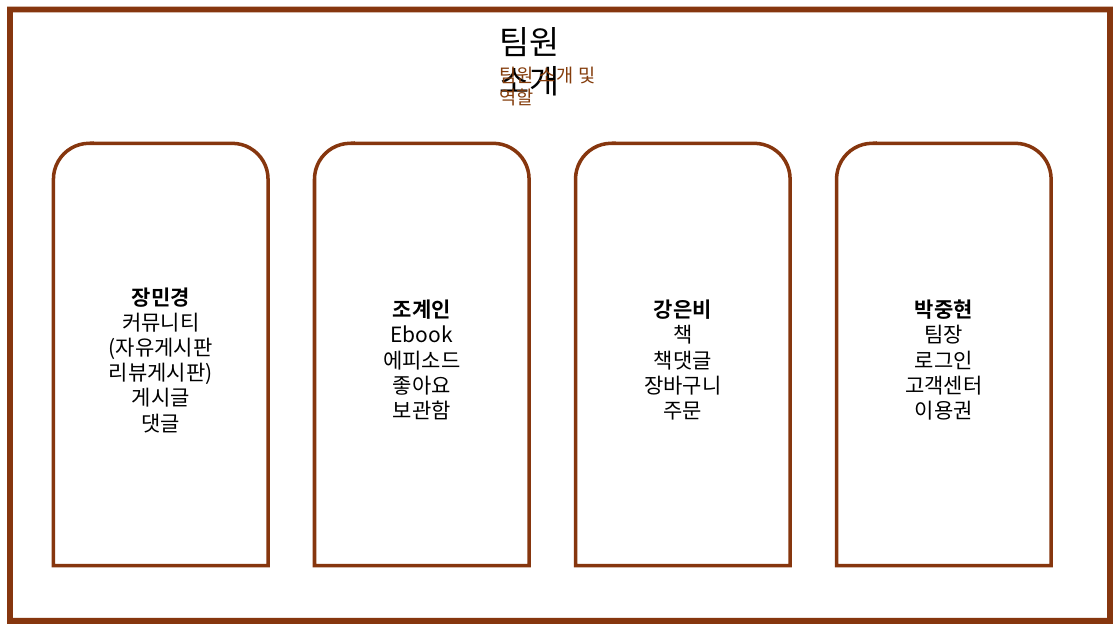
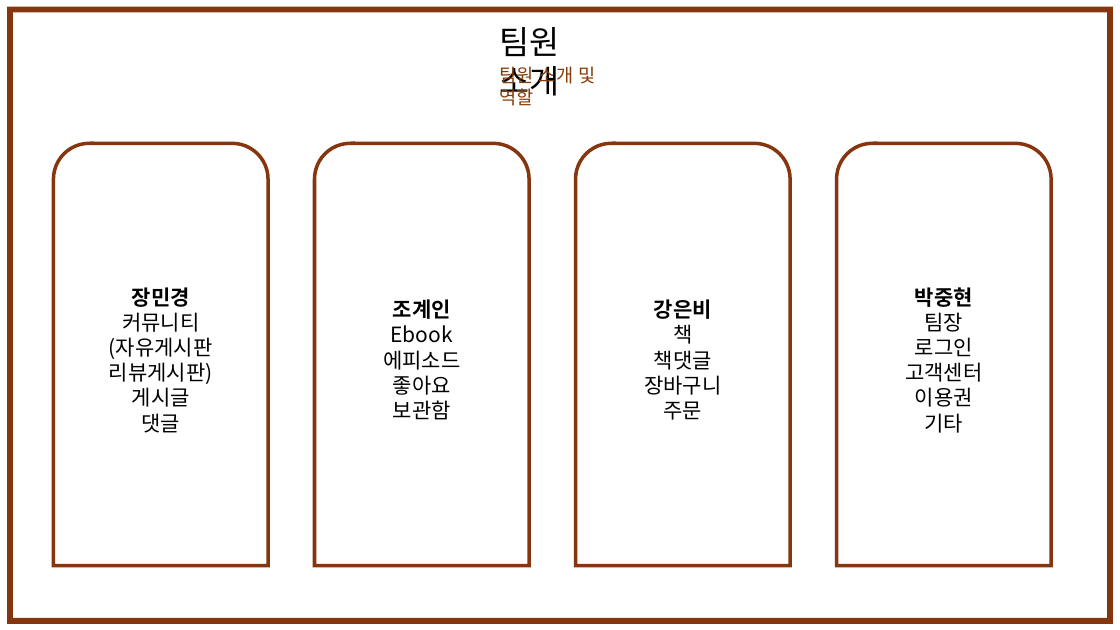
Before and after one commit to midline15/book_spring, a slide deck: slide 3 of 책봄.pptx. Drawn at 1120x630 pixels with LibreOffice and Linux fonts; fonts in the diff are those of the drawing. Boxes give left, top, right and bottom in pixels: in the first picture for what was removed or moved away, otherwise in the second. Text is boxed around its words. In the diff, an @@ line names an element or a change of style, - is before the commit and + after.

```diff
--- a/책봄.pptx
+++ b/책봄.pptx
@@ text in round same rect at bbox=[925, 413, 964, 433]: paragraph added @@
+기타
```
Also in this commit, not shown: 2 other slides changed, 5 slides added, 1 slide removed, 16 other files.
